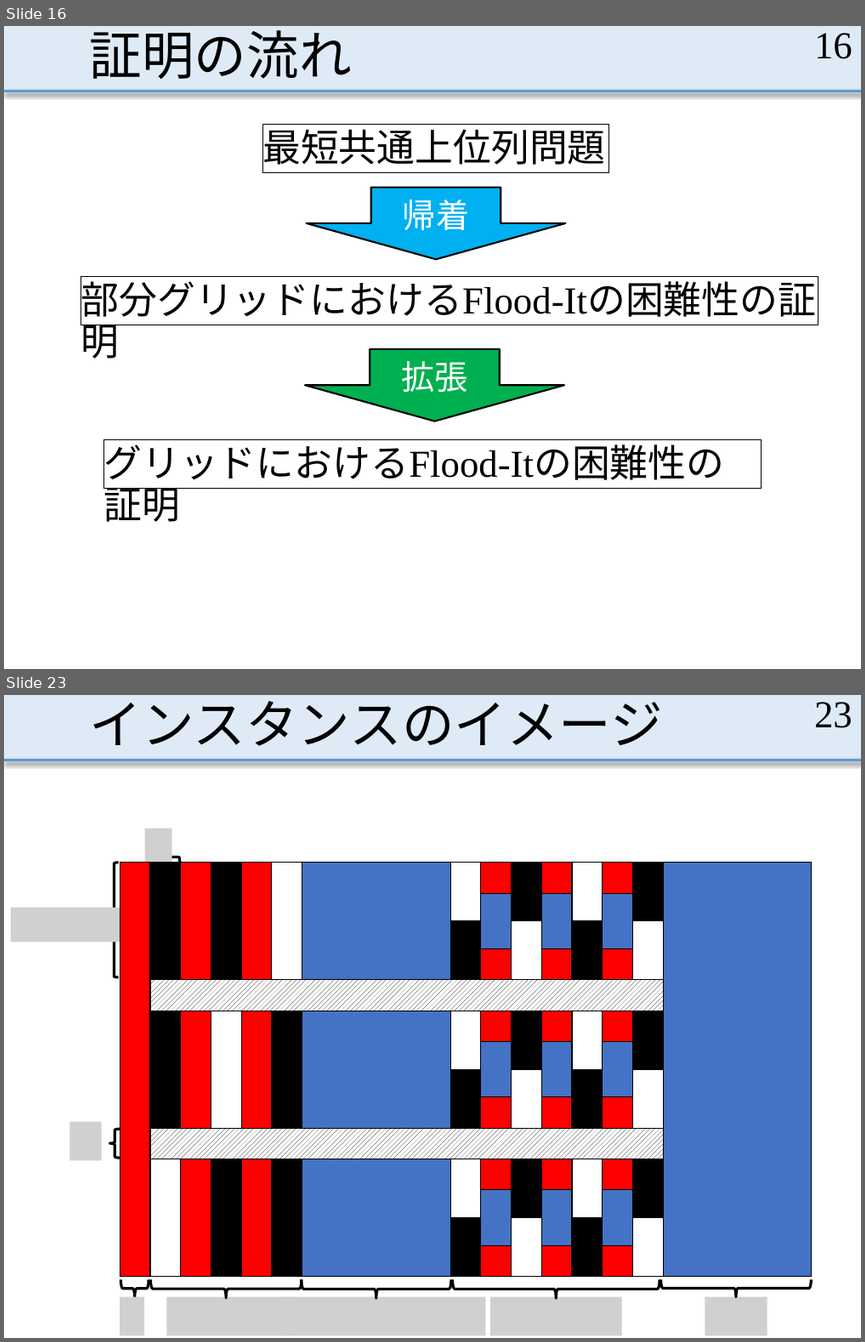
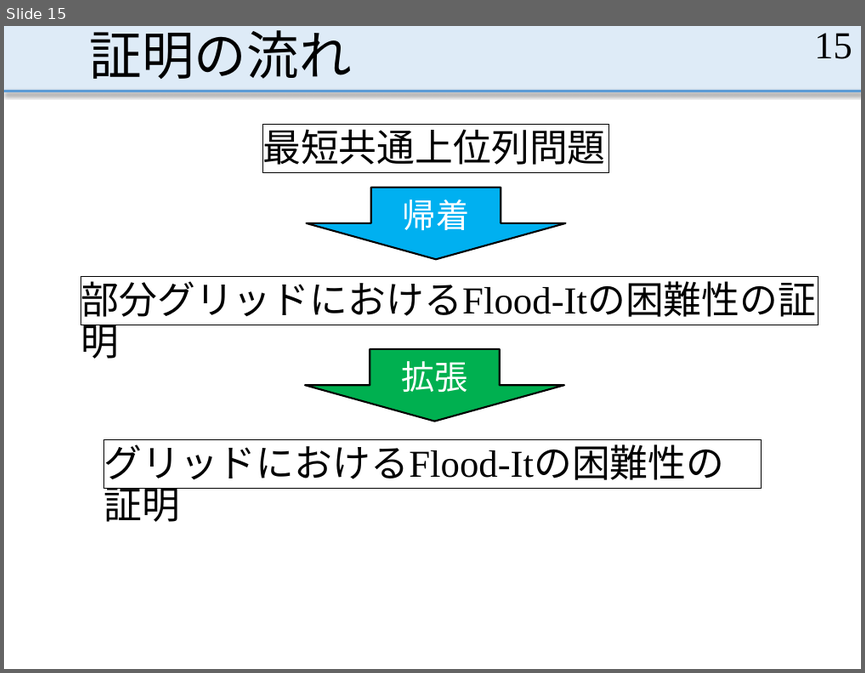
Before and after one commit to MasayaOda/SR, a slide deck: 190513oda.pptx. Shown one above the other, each under a label of ours: slides 16 and 23 before the commit, slide 15 after it; the slides between them are not shown. The pictures are 865x1342 and 865x673 pixels, drawn with LibreOffice and Linux fonts; fonts in the diff are those of the drawing; grey boxes stand for pictures. Boxes give left, top, right and bottom in pixels: in the first picture for what was removed or moved away, otherwise in the second. Text is boxed around its words. In the diff, an @@ line names an element or a change of style, - is before the commit and + after.

```diff
--- a/190513oda.pptx
+++ b/190513oda.pptx
@@ slide 23 removed at <box>4,695,861,1338</box>, background #FFFFFF; not listed: 2 template elements that a slide beside it also shows @@
@@ title removed at <box>90,701,663,746</box> @@
-インスタンスのイメージ
@@ page number removed at <box>814,702,852,728</box> @@
-23
@@ picture removed at <box>144,828,172,862</box> @@
@@ left brace removed at <box>109,862,118,977</box> @@
@@ table removed at <box>120,862,806,1276</box>, 14 rows, 15 columns @@
- |  |  |  |  |  |  |  |  |  |  |  |  |  | 
- |  |  |  |  |  |  |  |  |  |  |  |  |  | 
- |  |  |  |  |  |  |  |  |  |  |  |  |  | 
- |  |  |  |  |  |  |  |  |  |  |  |  |  | 
- |  |  |  |  |  |  |  |  |  |  |  |  |  | 
- |  |  |  |  |  |  |  |  |  |  |  |  |  | 
- |  |  |  |  |  |  |  |  |  |  |  |  |  | 
- |  |  |  |  |  |  |  |  |  |  |  |  |  | 
- |  |  |  |  |  |  |  |  |  |  |  |  |  | 
- |  |  |  |  |  |  |  |  |  |  |  |  |  | 
- |  |  |  |  |  |  |  |  |  |  |  |  |  | 
- |  |  |  |  |  |  |  |  |  |  |  |  |  | 
- |  |  |  |  |  |  |  |  |  |  |  |  |  | 
- |  |  |  |  |  |  |  |  |  |  |  |  |  | 
@@ left brace removed at <box>151,852,180,862</box> @@
@@ picture removed at <box>11,907,129,941</box> @@
@@ picture removed at <box>70,1122,102,1160</box> @@
@@ left brace removed at <box>109,1129,120,1157</box> @@
@@ left brace removed at <box>121,1279,148,1297</box> @@
@@ left brace removed at <box>150,1280,301,1298</box> @@
@@ left brace removed at <box>302,1279,452,1298</box> @@
@@ left brace removed at <box>452,1279,659,1299</box> @@
@@ left brace removed at <box>661,1279,811,1296</box> @@
@@ picture removed at <box>120,1297,144,1335</box> @@
@@ picture removed at <box>167,1297,290,1335</box> @@
@@ picture removed at <box>284,1297,485,1335</box> @@
@@ picture removed at <box>490,1297,622,1335</box> @@
@@ picture removed at <box>705,1297,767,1335</box> @@
@@ what was slide 16 is now slide 15 @@
@@ page number at <box>814,33,852,59</box>: text changed @@
-16
+15
```
Also in this commit, not shown: 12 slides changed, 12 slides added, 21 other slides removed.
